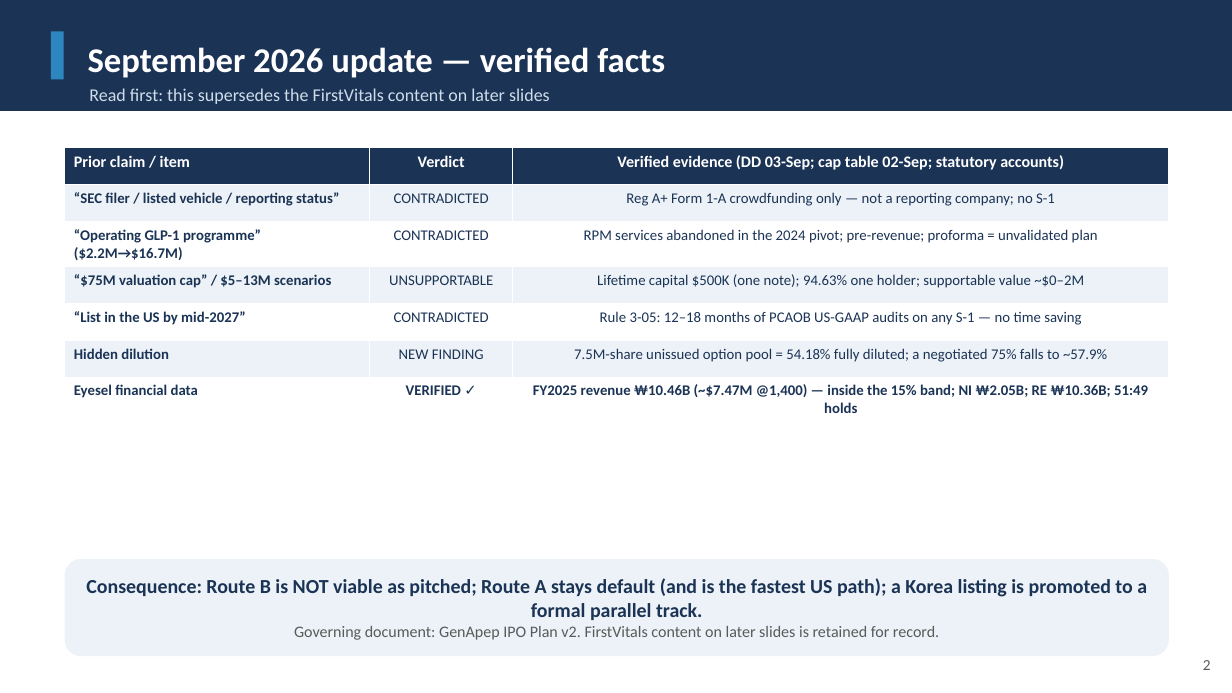
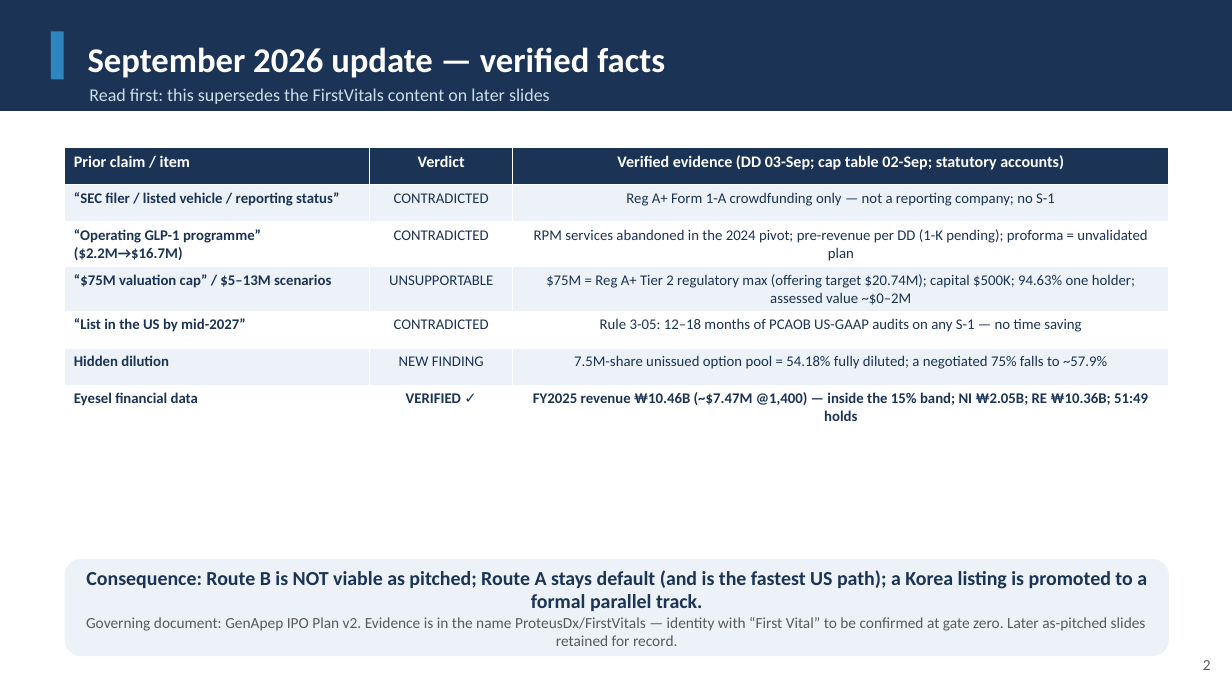
Before and after one commit to leicatam/gamification, a slide deck: slide 2 of synexo/GenApep_Executive_Presentation.pptx. Drawn at 1232x693 pixels with LibreOffice and Linux fonts; fonts in the diff are those of the drawing. Boxes give left, top, right and bottom in pixels: in the first picture for what was removed or moved away, otherwise in the second. Text is boxed around its words. In the diff, an @@ line names an element or a change of style, - is before the commit and + after.

```diff
--- a/synexo/GenApep_Executive_Presentation.pptx
+++ b/synexo/GenApep_Executive_Presentation.pptx
@@ table at (x1=65, y1=148, x2=1169, y2=425) @@
-row 3, column 3: RPM services abandoned in the 2024 pivot; pre-revenue; proforma = unvalidated plan
+row 3, column 3: RPM services abandoned in the 2024 pivot; pre-revenue per DD (1-K pending); proforma = unvalidated plan
-row 4, column 3: Lifetime capital $500K (one note); 94.63% one holder; supportable value ~$0–2M
+row 4, column 3: $75M = Reg A+ Tier 2 regulatory max (offering target $20.74M); capital $500K; 94.63% one holder; assessed value ~$0–2M
@@ text in rounded rectangle at (x1=86, y1=617, x2=1146, y2=646): text changed; size 12.5 to 12 pt @@
-Governing document: GenApep IPO Plan v2. FirstVitals content on later slides is retained for record.
+Governing document: GenApep IPO Plan v2. Evidence is in the name ProteusDx/FirstVitals — identity with “First Vital” to be confirmed at gate zero. Later as-pitched slides retained for record.
```
Also in this commit, not shown: 10 other slides changed, 10 other files.
